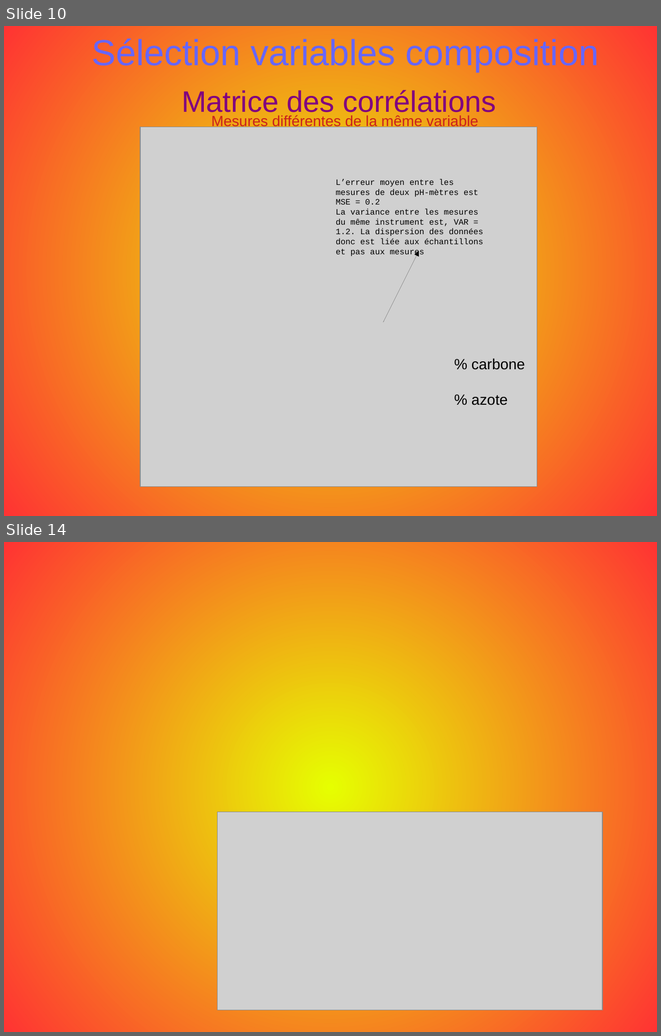
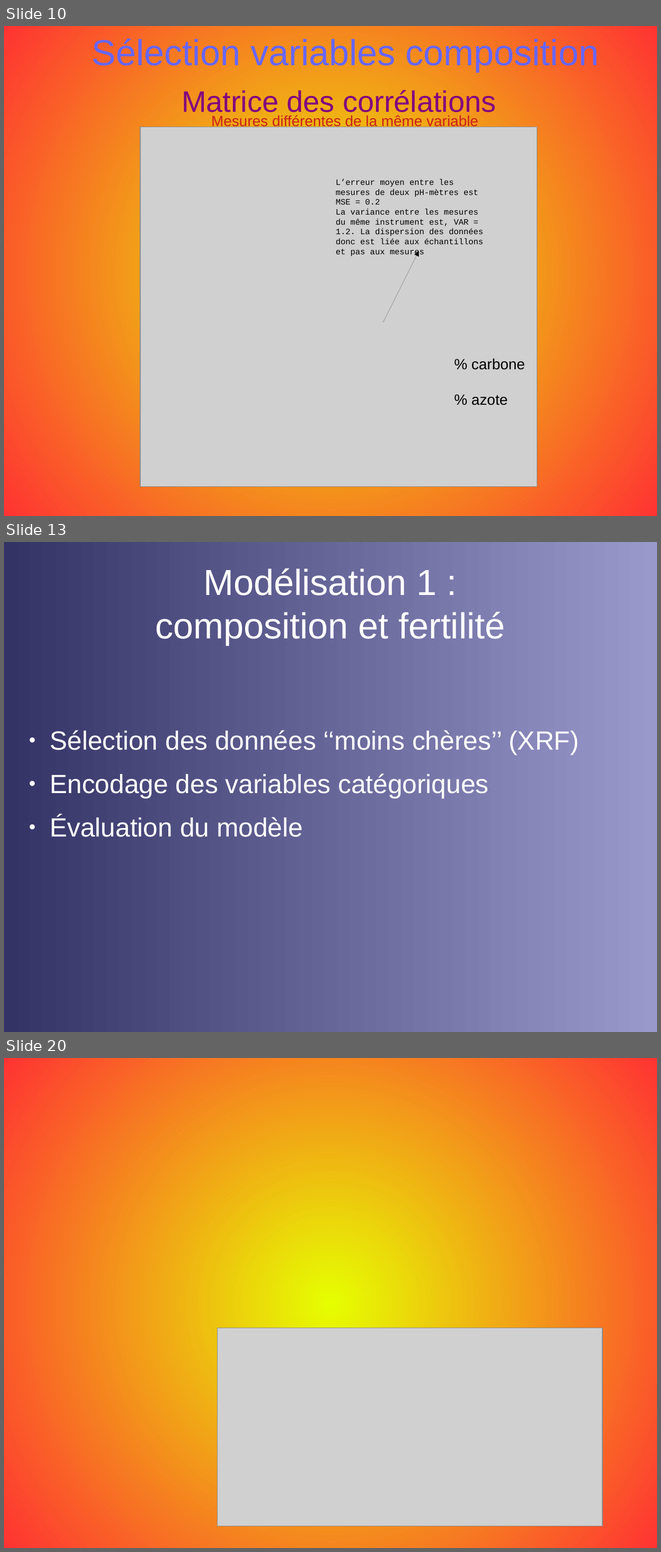
Before and after one commit to opsabarsec/African-soil-chemistry, a slide deck: documents/P7_presentation.odp. Shown one above the other, each under a label of ours: slides 10 and 14 before the commit, slides 10, 13 and 20 after it; the slides between them are not shown. The pictures are 661x1036 and 661x1552 pixels, drawn with LibreOffice and Linux fonts; fonts in the diff are those of the drawing; grey boxes stand for pictures. Boxes give left, top, right and bottom in pixels: in the first picture for what was removed or moved away, otherwise in the second. Text is boxed around its words. In the diff, an @@ line names an element or a change of style, - is before the commit and + after.

```diff
--- a/documents/P7_presentation.odp
+++ b/documents/P7_presentation.odp
@@ slide 13 added at [4, 542, 657, 1032], background gradient #333366 to #9999CC @@
@@ title added at [155, 568, 505, 645], 44 pt, text #FFFFFF @@
+Modélisation 1 :
+composition et fertilité
@@ text added at [50, 730, 579, 837], 32 pt, text #FFFFFF @@
+● Sélection des données ‘‘moins chères’’ (XRF)
+● Encodage des variables catégoriques
+● Évaluation du modèle
@@ what was slide 14 is now slide 20 @@
```
Also in this commit, not shown: 3 slides changed, 5 other slides added, 2 slides removed, 3 other files.
